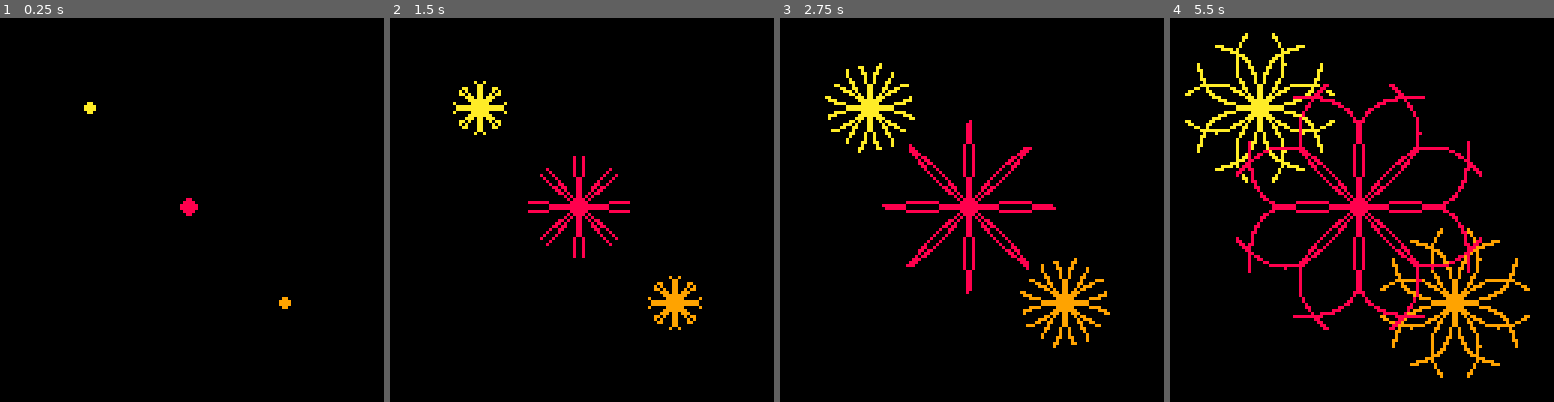
Above: before the commit, frames 1-4 (left to right).
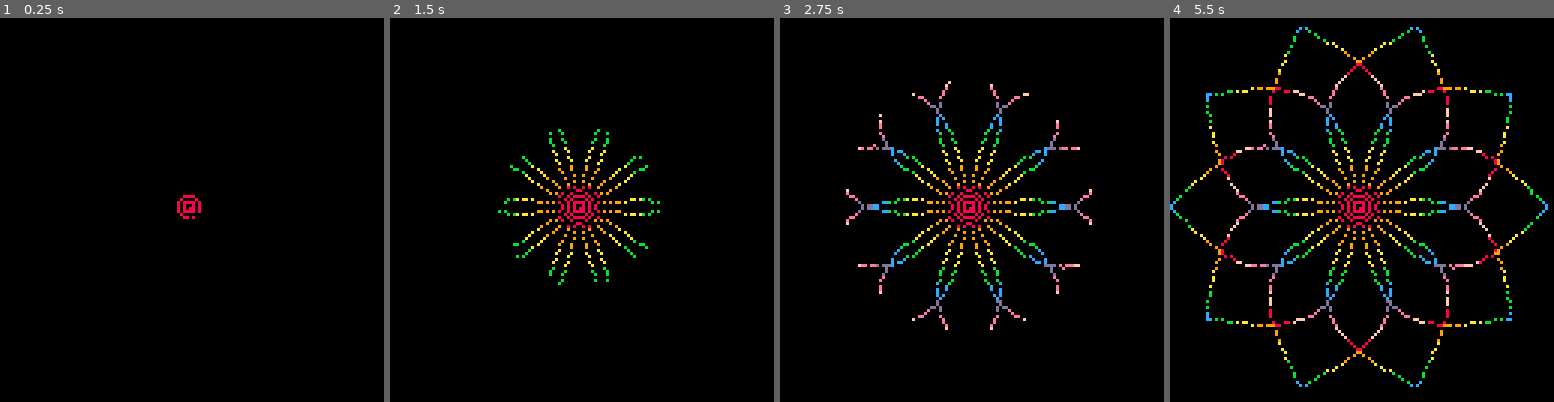
Above: after the commit, the same moments.

Repository: shiyouganai/pico8_carts
Game: PICO-8 cartridge tweetcarts/floral_print_tweetcart.p8
The game is run twice, just before and just after one commit, with the same random seed, the same clock (stepped at 60 frames per second) and the same inputs.
Inputs:
- Up to frame 1 (0.25 s): no input
- Up to frame 2 (1.5 s): no input
- Up to frame 3 (2.75 s): no input
- Up to frame 4 (5.5 s): no input

The runs differ from the first frame. In frame 1, 0.3% of the frame differs, in the area x 21-76%, y 21-76%; in frame 2, 4.4%; in frame 3, 8.4%; in frame 4, 16%, in the area x 0-99%, y 2-97%.

Commit message:
Tweet-sized the lotus printer

Diff:
--- a/tweetcarts/floral_print_tweetcart.p8
+++ b/tweetcarts/floral_print_tweetcart.p8
@@ -1,16 +1,15 @@
 pico-8 cartridge // http://www.pico-8.com
 version 18
 __lua__
---floral_print
 --spring. (c) 2020 shiyouganai
-b=function(l,w,a,c)local g,s,r,u,v,x,y=0,0,0,0,0,0,0
-return function()if g<0.5 then
-u,v,x,y=w*g,a*sin(g+s),u*cos(r)-v*sin(r),v*cos(r)+u*sin(r)pset(x+l,y+l,c)r+=(1/8)if r>1 then r=0 s+=.5 end
-if s>.5 then s=0 g+=.005 end
+--gradient_lotus
+g,s,r,u,v,x,y=0,0,0,0,0,0,0
+l,w,a,c=63,126,20,8
+cls()::_::for n=0,7 do
+if g<=0.5 then
+u,v,x,y=w*g,a*sin(g+s),u*cos(r)-v*sin(r),v*cos(r)+u*sin(r)pset(x+l,y+l,g*25%8+8)r+=.1
+if r>1 then r=0 s+=.5 end
+if s>.5 then s=0 g+=.01 end
 end
 end
-end
-cls()h=b(63,100,20,8)i=b(30,60,8,10)j=b(95,60,8,9)::_::
-for n=1,9 do
-h()i()j()end
 flip()goto _
